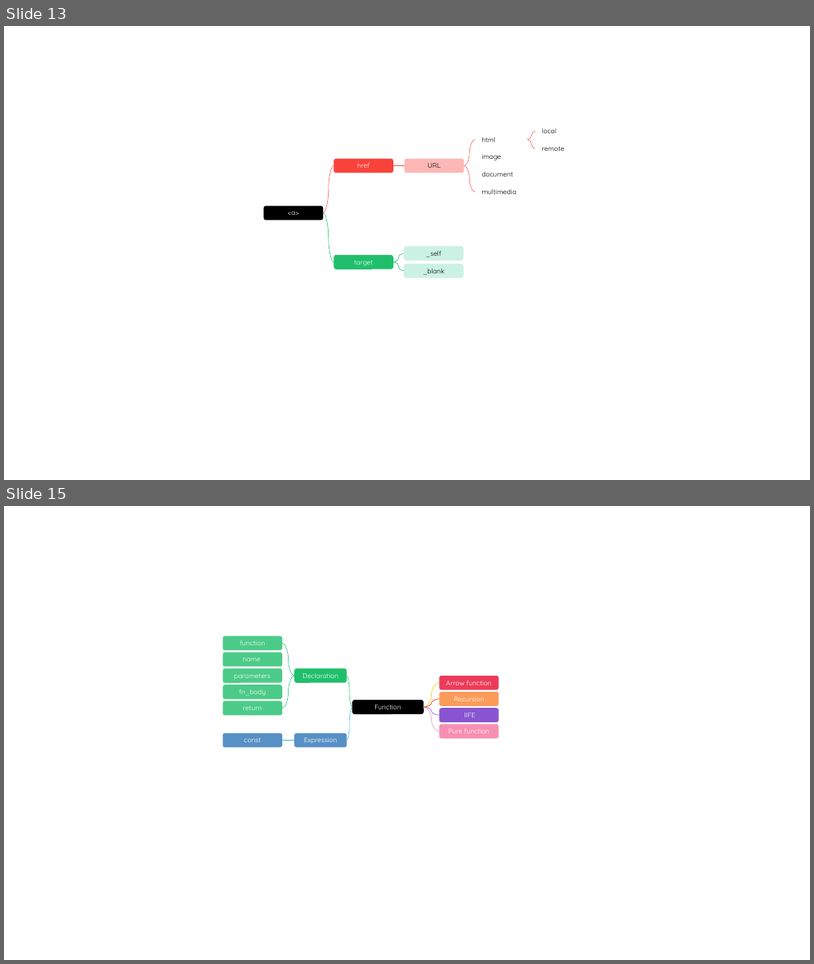
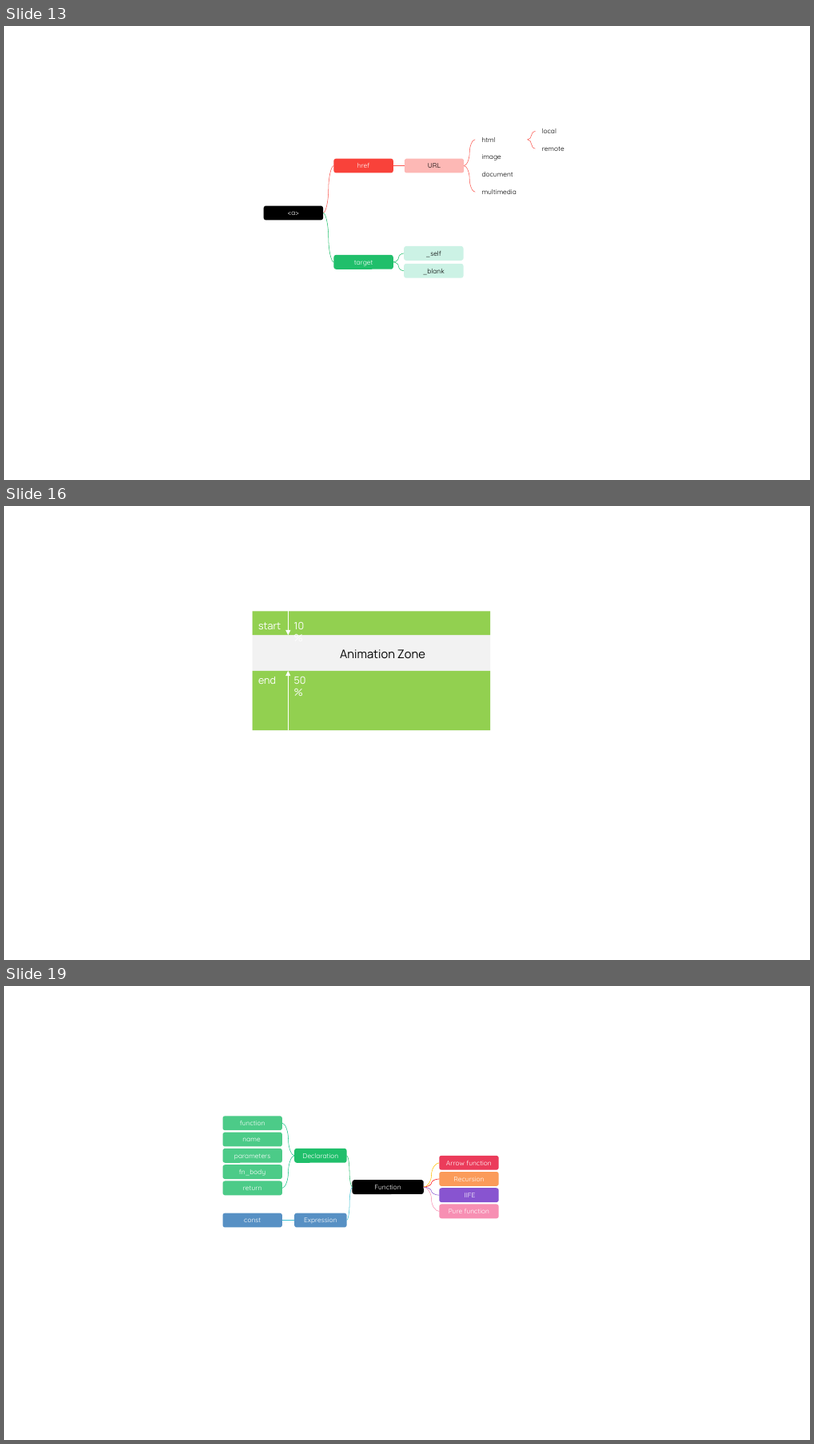
Before and after one commit to glpla/glpla.github.io, a slide deck: utils/file/charts.pptx. Shown one above the other, each under a label of ours: slides 13 and 15 before the commit, slides 13, 16 and 19 after it; the slides between them are not shown. The pictures are 814x964 and 814x1444 pixels, drawn with LibreOffice and Linux fonts; fonts in the diff are those of the drawing. Boxes give left, top, right and bottom in pixels: in the first picture for what was removed or moved away, otherwise in the second. Text is boxed around its words. In the diff, an @@ line names an element or a change of style, - is before the commit and + after.

```diff
--- a/utils/file/charts.pptx
+++ b/utils/file/charts.pptx
@@ slide 16 added at bbox=[4, 506, 810, 960], background #FFFFFF @@
@@ rectangle added at bbox=[253, 612, 491, 731], fill #F2F2F2 @@
@@ rectangle added at bbox=[253, 612, 491, 635], fill #92D050, 12 pt, text #FFFFFF @@
+start
@@ arrow added from (288, 612) to (288, 635), #FFFFFF 0.5 pt @@
@@ text added at bbox=[294, 622, 305, 629], 12 pt, text #FFFFFF @@
+10%
@@ text added at bbox=[340, 649, 426, 659], 14 pt, text #000000 @@
+Animation Zone
@@ rectangle added at bbox=[253, 671, 491, 730], fill #92D050, 12 pt, text #FFFFFF @@
+end
@@ arrow added from (288, 731) to (288, 671), #FFFFFF 0.5 pt @@
@@ text added at bbox=[294, 676, 306, 684], 12 pt, text #FFFFFF @@
+50%
@@ what was slide 15 is now slide 19 @@
```
Also in this commit, not shown: 1 slide changed, 3 other slides added, 39 other files.
